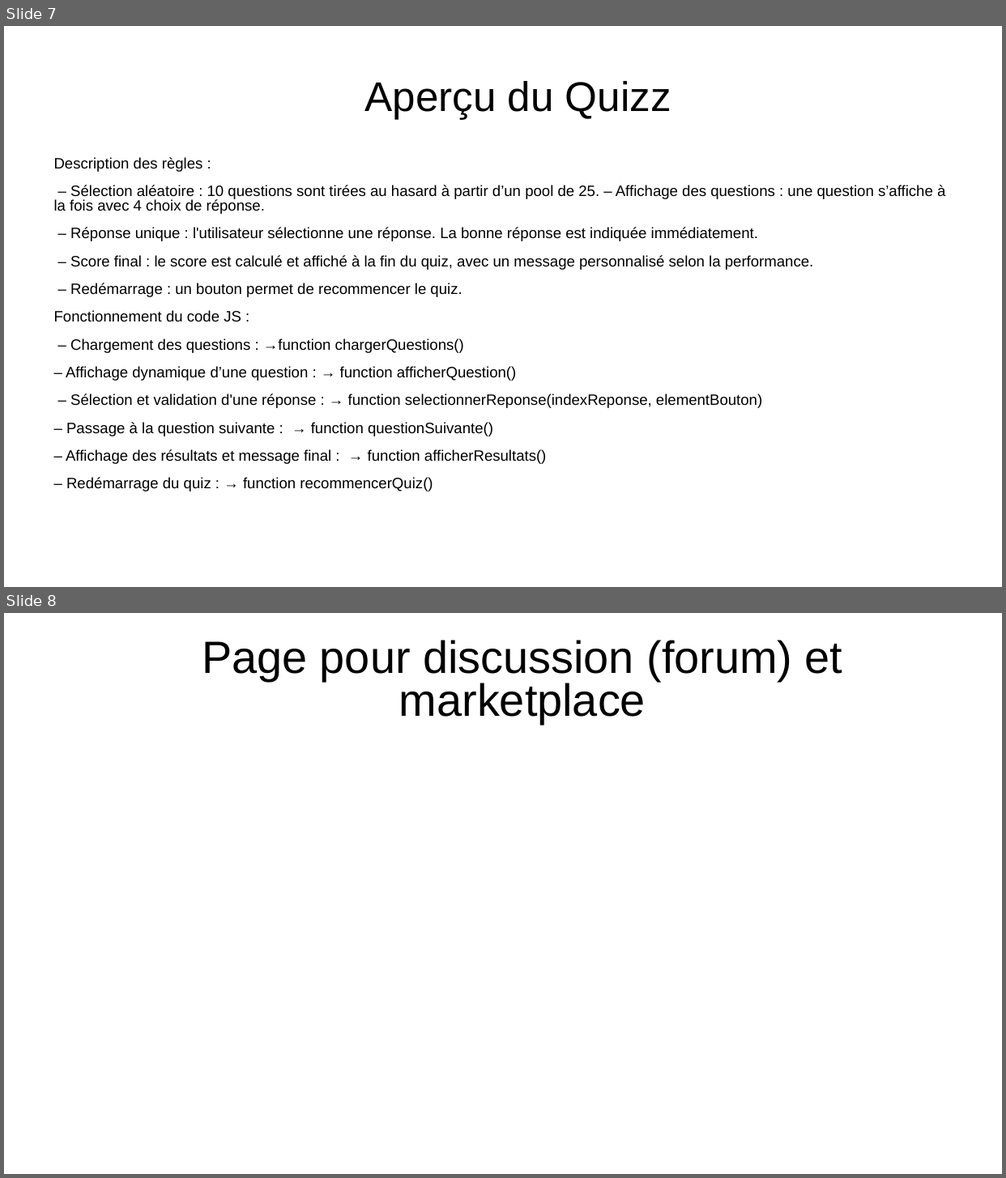
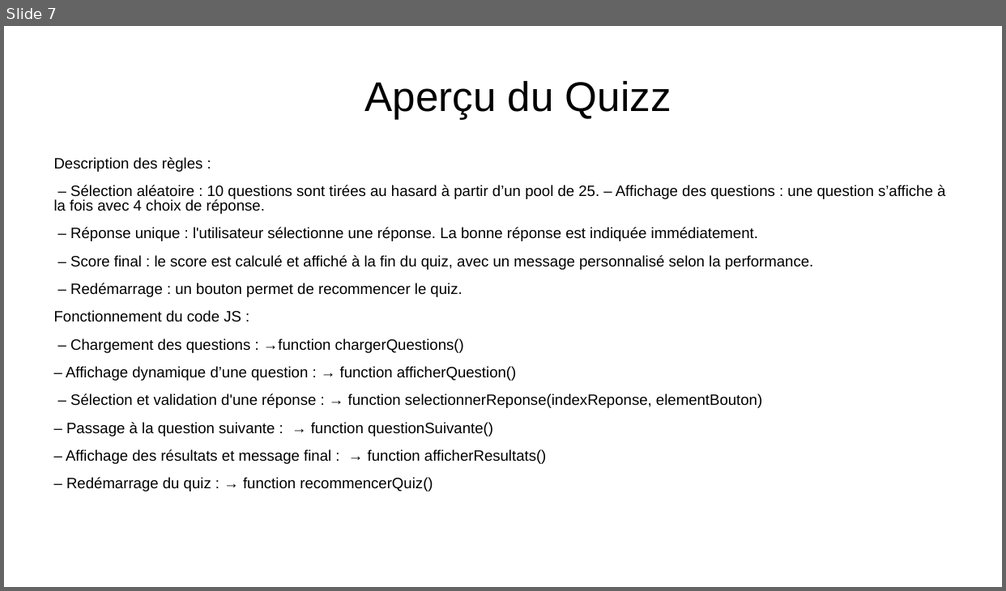
Before and after one commit to Cboukhal/projet_groupe, a slide deck: Document à rendre/powerpoint_prototype.odp. Shown one above the other, each under a label of ours: slides 7 and 8 before the commit, slide 7 after it. The pictures are 1006x1178 and 1006x591 pixels, drawn with LibreOffice and Linux fonts; fonts in the diff are those of the drawing; background and template pictures are left out. Boxes give left, top, right and bottom in pixels: in the first picture for what was removed or moved away, otherwise in the second. Text is boxed around its words. In the diff, an @@ line names an element or a change of style, - is before the commit and + after.

```diff
--- a/Document à rendre/powerpoint_prototype.odp
+++ b/Document à rendre/powerpoint_prototype.odp
@@ slide 8 removed at (4,613,1002,1174), background picture (left out) @@
@@ title removed at (202,640,843,724) @@
-Page pour discussion (forum) et marketplace
```
Also in this commit, not shown: 1 slide changed, 1 slide added, 1 other slide removed, 1 other file.
